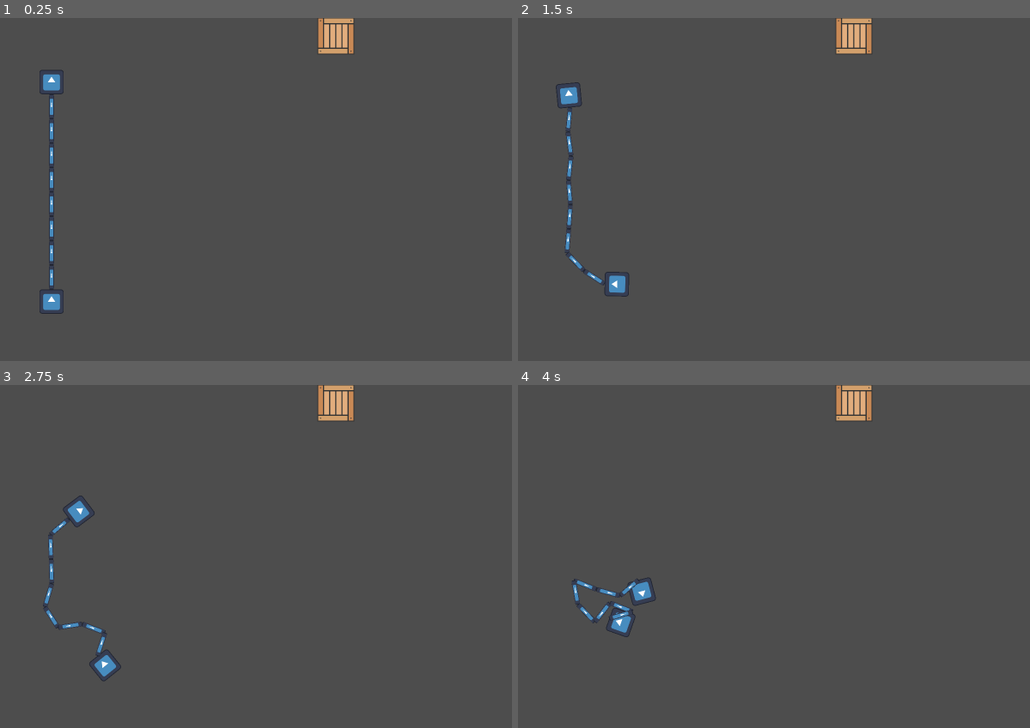
Above: before the commit, frames 1-4 (two rows, left to right).
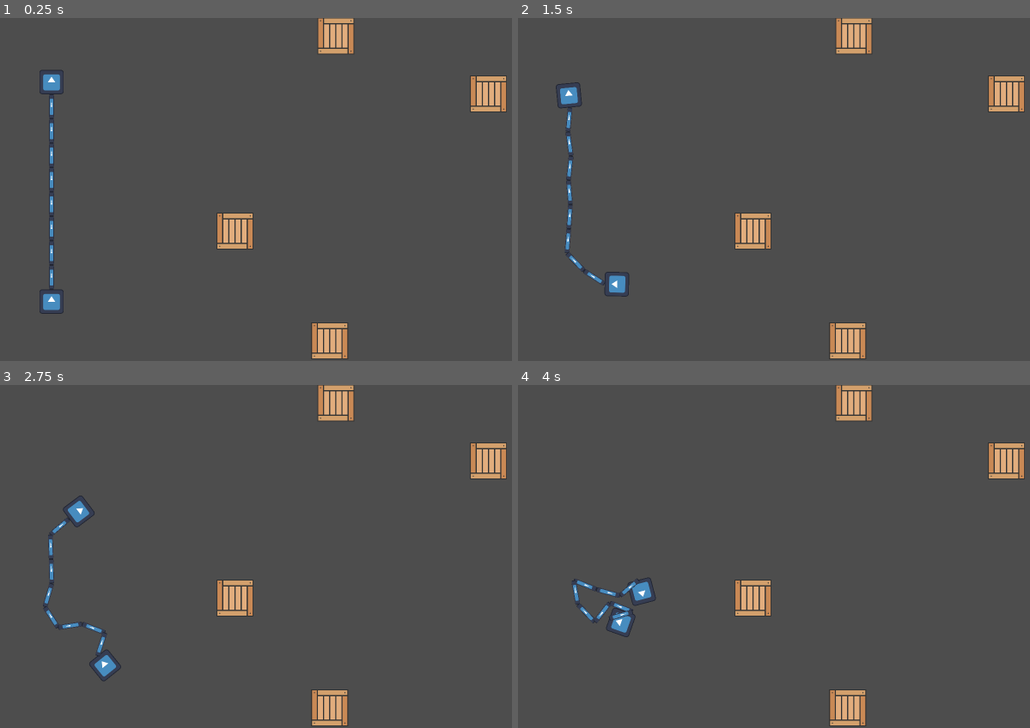
Above: after the commit, the same moments.

Repository: soursplit/MRUHacks2025
Game: Godot game, scene res://Hehehe.tscn
Two runs of this game, one before a commit and one after it. Both use one fixed random seed, a clock stepped at 60 frames per second and the inputs below. The engine's default icon, where the game draws it, is replaced by a stand-in: a white triangle on a blue panel in a dark square.
Inputs:
- Up to frame 1 (0.25 s): no input
- Up to frame 2 (1.5 s): tap Enter at 0.5 s; hold D (P1 Right) 0.53-1.28 s; hold Down (P2 Down) 0.53-1.28 s; hold S (P1 Down) from 1.28 s (still down); tap Left (P2 Left) at 1.35 s
- Up to frame 3 (2.75 s): release S (P1 Down) at 2.03 s; hold D (P1 Right) from 2.03 s (still down); hold Right (P2 Right) from 2.03 s (still down)
- Up to frame 4 (4 s): release D (P1 Right) at 2.78 s; release Right (P2 Right) at 2.78 s; hold W (P1 Up) 2.78-3.53 s; tap Up (P2 Up) at 2.85 s; hold A (P1 Left) from 3.53 s (still down); hold Down (P2 Down) from 3.53 s (still down)

The runs differ from the first frame. In frame 1, 2.2% of the frame differs, in the area x 42-99%, y 16-100%; in frame 2, 2.2%; in frame 3, 2.2%; in frame 4, 2.2%.

Commit message:
added level 2 and 3

Diff:
--- a/Nelson/Hehehe.tscn
+++ b/Nelson/Hehehe.tscn
@@ -13,7 +13,7 @@
 [sub_resource type="RectangleShape2D" id="RectangleShape2D_bqvgl"]
 size = Vector2(96, 96)
 
-[node name="Hehehe" type="Node2D"]
+[node name="Level 1" type="Node2D"]
 
 [node name="rigidBodyPlayer2" parent="." instance=ExtResource("6_71pwu")]
 position = Vector2(135, 736)
@@ -133,3 +133,39 @@
 [node name="CollisionPolygon2D2" type="CollisionPolygon2D" parent="wall"]
 position = Vector2(0, 576)
 polygon = PackedVector2Array(320, 0, 320, 320, 384, 320, 384, 0)
+
+[node name="WoodBox2" type="RigidBody2D" parent="."]
+position = Vector2(880, 864)
+
+[node name="Sprite2D" type="Sprite2D" parent="WoodBox2"]
+position = Vector2(-16.5625, -16.75)
+scale = Vector2(0.498077, 0.497449)
+texture = ExtResource("5_bqvgl")
+
+[node name="CollisionShape2D" type="CollisionShape2D" parent="WoodBox2"]
+position = Vector2(-16, -16)
+shape = SubResource("RectangleShape2D_bqvgl")
+
+[node name="WoodBox3" type="RigidBody2D" parent="."]
+position = Vector2(632, 576)
+
+[node name="Sprite2D" type="Sprite2D" parent="WoodBox3"]
+position = Vector2(-16.5625, -16.75)
+scale = Vector2(0.498077, 0.497449)
+texture = ExtResource("5_bqvgl")
+
+[node name="CollisionShape2D" type="CollisionShape2D" parent="WoodBox3"]
+position = Vector2(-16, -16)
+shape = SubResource("RectangleShape2D_bqvgl")
+
+[node name="WoodBox4" type="RigidBody2D" parent="."]
+position = Vector2(1296, 216)
+
+[node name="Sprite2D" type="Sprite2D" parent="WoodBox4"]
+position = Vector2(-16.5625, -16.75)
+scale = Vector2(0.498077, 0.497449)
+texture = ExtResource("5_bqvgl")
+
+[node name="CollisionShape2D" type="CollisionShape2D" parent="WoodBox4"]
+position = Vector2(-16, -16)
+shape = SubResource("RectangleShape2D_bqvgl")
--- /dev/null
+++ b/Nelson/Level 3.tscn
@@ -0,0 +1,3 @@
+[gd_scene format=3 uid="uid://dgf2xsvxr5si2"]
+
+[node name="Node2D" type="Node2D"]
--- /dev/null
+++ b/Nelson/level_2.tscn
@@ -0,0 +1,95 @@
+[gd_scene load_steps=6 format=3 uid="uid://c5lg2nju0gsw8"]
+
+[ext_resource type="PackedScene" uid="uid://c0wjgxc721ppi" path="res://RigidPlayer.tscn" id="1_xdadj"]
+[ext_resource type="Script" uid="uid://ctbh1yj18mamp" path="res://P2rigid_player.gd" id="2_1y8me"]
+[ext_resource type="PackedScene" uid="uid://cj388qs1rlbsb" path="res://Chain.tscn" id="3_n7ypv"]
+
+[sub_resource type="PhysicsMaterial" id="PhysicsMaterial_0s5r2"]
+
+[sub_resource type="PhysicsMaterial" id="PhysicsMaterial_7j8ne"]
+
+[node name="Level 2" type="Node2D"]
+
+[node name="rigidBodyPlayer2" parent="." instance=ExtResource("1_xdadj")]
+position = Vector2(135, 736)
+physics_material_override = SubResource("PhysicsMaterial_0s5r2")
+
+[node name="rigidBodyPlayer1" parent="." instance=ExtResource("1_xdadj")]
+position = Vector2(135, 160)
+mass = 0.733
+physics_material_override = SubResource("PhysicsMaterial_7j8ne")
+script = ExtResource("2_1y8me")
+
+[node name="cainz2" type="Node2D" parent="."]
+position = Vector2(-144, 0)
+
+[node name="PinJoint2D" type="PinJoint2D" parent="cainz2"]
+position = Vector2(279, 392)
+node_a = NodePath("../chainLink3")
+node_b = NodePath("../chainLink4")
+
+[node name="chainLink" parent="cainz2" instance=ExtResource("3_n7ypv")]
+position = Vector2(279, 232)
+
+[node name="PinJoint2D2" type="PinJoint2D" parent="cainz2"]
+position = Vector2(279, 264)
+scale = Vector2(0.368783, 1.25672)
+node_a = NodePath("../chainLink")
+node_b = NodePath("../chainLink2")
+
+[node name="chainLink2" parent="cainz2" instance=ExtResource("3_n7ypv")]
+position = Vector2(279, 296)
+
+[node name="PinJoint2D3" type="PinJoint2D" parent="cainz2"]
+position = Vector2(279, 328)
+scale = Vector2(0.368783, 1.25672)
+node_a = NodePath("../chainLink2")
+node_b = NodePath("../chainLink3")
+
+[node name="chainLink3" parent="cainz2" instance=ExtResource("3_n7ypv")]
+position = Vector2(279, 360)
+
+[node name="PinJoint2D4" type="PinJoint2D" parent="cainz2"]
+position = Vector2(279, 200)
+node_a = NodePath("../../rigidBodyPlayer1")
+node_b = NodePath("../chainLink")
+
+[node name="chainLink4" parent="cainz2" instance=ExtResource("3_n7ypv")]
+position = Vector2(279, 424)
+
+[node name="PinJoint2D5" type="PinJoint2D" parent="cainz2"]
+position = Vector2(279, 456)
+node_a = NodePath("../chainLink4")
+node_b = NodePath("../chainLink5")
+
+[node name="chainLink5" parent="cainz2" instance=ExtResource("3_n7ypv")]
+position = Vector2(279, 488)
+
+[node name="PinJoint2D6" type="PinJoint2D" parent="cainz2"]
+position = Vector2(279, 520)
+node_a = NodePath("../chainLink5")
+node_b = NodePath("../chainLink6")
+
+[node name="chainLink6" parent="cainz2" instance=ExtResource("3_n7ypv")]
+position = Vector2(279, 552)
+
+[node name="PinJoint2D7" type="PinJoint2D" parent="cainz2"]
+position = Vector2(279, 584)
+node_a = NodePath("../chainLink6")
+node_b = NodePath("../chainLink7")
+
+[node name="chainLink7" parent="cainz2" instance=ExtResource("3_n7ypv")]
+position = Vector2(279, 616)
+
+[node name="PinJoint2D8" type="PinJoint2D" parent="cainz2"]
+position = Vector2(279, 648)
+node_a = NodePath("../chainLink7")
+node_b = NodePath("../chainLink8")
+
+[node name="chainLink8" parent="cainz2" instance=ExtResource("3_n7ypv")]
+position = Vector2(279, 680)
+
+[node name="PinJoint2D9" type="PinJoint2D" parent="cainz2"]
+position = Vector2(279, 712)
+node_a = NodePath("../chainLink8")
+node_b = NodePath("../../rigidBodyPlayer2")
